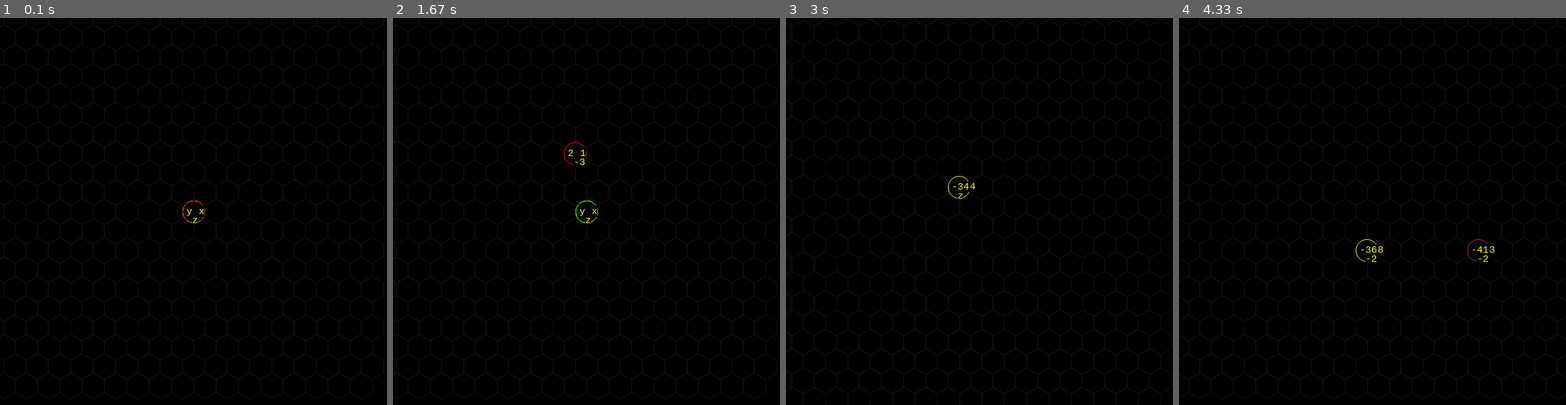
Above: before the commit, frames 1-4 (left to right).
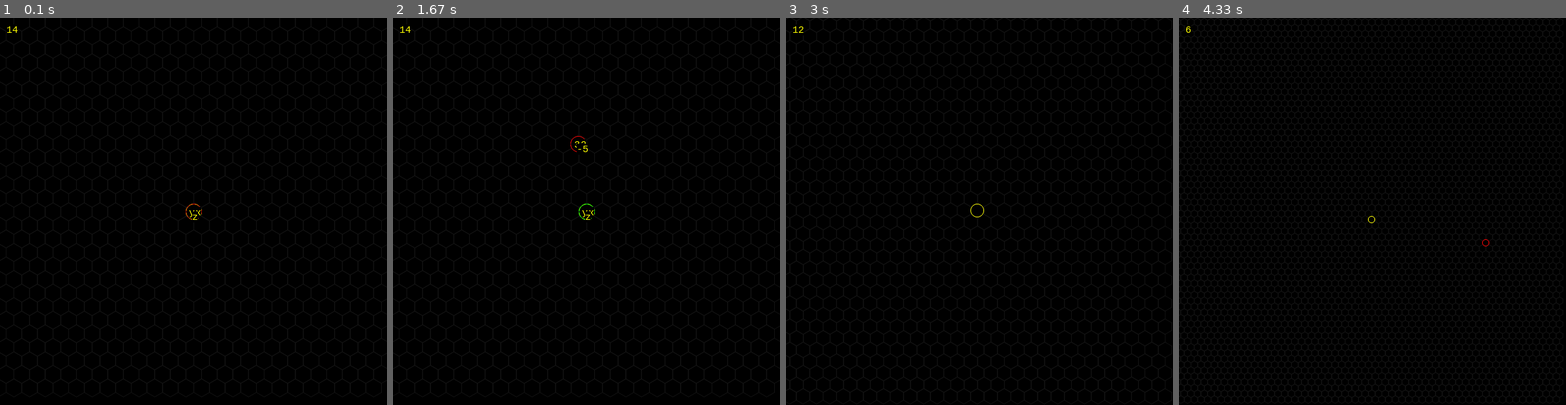
Above: after the commit, the same moments.

Repository: mtday/pygame
Game: pygame game, started from mygame/main.py
Same seed, same stepped clock (60 frames per second), same inputs: the game is played once before the commit and once after it.
Inputs (mouse positions are in pixels of both pictures, inside the frame that each line leads up to):
- Up to frame 1 (0.1 s): no input
- Up to frame 2 (1.67 s): tap + at 0.33 s; hold - 0.67-1.13 s; move the mouse to (466, 153) at 0.7 s; tap = at 1.17 s; move the mouse to (574, 145) at 1.53 s; tap - at 1.57 s
- Up to frame 3 (3 s): tap - at 1.87 s; press the mouse at (1118, 180) at 2.03 s; move the mouse to (987, 215) at 2.13 s; release the mouse at (855, 250) at 2.27 s; press the mouse at (1118, 180) at 2.37 s; move the mouse to (991, 130) at 2.47 s; release the mouse at (863, 79) at 2.6 s; press the mouse at (1118, 180) at 2.7 s; move the mouse to (994, 184) at 2.8 s; release the mouse at (867, 188) at 2.93 s
- Up to frame 4 (4.33 s): press the mouse at (1511, 180) at 3.03 s; move the mouse to (1496, 215) at 3.13 s; release the mouse at (1476, 254) at 3.27 s; tap - at 3.4, 3.73, 4.03 s; click (1256, 354) at 3.42 s; click (1295, 242) at 3.75 s; press the mouse at (1511, 180) at 4.2 s; move the mouse to (1500, 211) at 4.3 s

The runs differ from the first frame. In frame 1, 0.1% of the frame differs, in the area x 1-53%, y 2-53%; in frame 2, 0.2%; in frame 3, 0.1%; in frame 4, 0.2%.

Commit message:
added some zoom in/out functionality

Diff:
--- a/mygame/config/settings.py
+++ b/mygame/config/settings.py
@@ -2,10 +2,11 @@
 WINDOW_SIZE = (600, 600)
 WINDOW_TITLE = "My Game"
 
-TARGET_FPS = 60
+FPS_TARGET = 60
 
-DEFAULT_ZOOM = 10
-DEFAULT_HEX_RADIUS = 20
+HEX_RADIUS_DEFAULT = 14
+HEX_RADIUS_MIN = 4
+HEX_RADIUS_MAX = 32
 
-DEFAULT_FONT_NAME = "monospace"
-DEFAULT_FONT_SIZE = 20
+FONT_NAME_DEFAULT = "monospace"
+FONT_SIZE_DEFAULT = 20
--- a/mygame/main.py
+++ b/mygame/main.py
@@ -1,5 +1,5 @@
 
-from mygame.config.settings import TARGET_FPS
+from mygame.config.settings import FPS_TARGET
 from mygame.ui.window import Window
 import pygame
 
@@ -19,7 +19,7 @@
     def run(self):
         self.running = True
         while self.running:
-            self.clock.tick(TARGET_FPS)
+            self.clock.tick(FPS_TARGET)
             self.handle_events()
             self.draw()
         pygame.quit()
--- a/mygame/model/hex.py
+++ b/mygame/model/hex.py
@@ -3,7 +3,7 @@
 
 from mygame.config.colors import BLACK
 from mygame.config.colors import YELLOW
-from mygame.config.settings import DEFAULT_FONT_NAME
+from mygame.config.settings import FONT_NAME_DEFAULT
 from pygame import gfxdraw
 
 
@@ -15,11 +15,9 @@
     @staticmethod
     def draw_circle(surface, center, radius, color, coord=None):
         pygame.gfxdraw.aacircle(surface, int(center[0]), int(center[1]), int(radius), color)
-        # int_center = (int(center[0]), int(center[1]))
-        # pygame.draw.circle(surface, color, int_center, radius, 1)
 
-        if coord:
-            font = pygame.font.SysFont(DEFAULT_FONT_NAME, 15)
+        if coord and radius > 12:
+            font = pygame.font.SysFont(FONT_NAME_DEFAULT, 15)
             x_label = coord.x if coord.x != 0 else "x"
             y_label = coord.y if coord.y != 0 else "y"
             z_label = coord.z if coord.z != 0 else "z"
@@ -38,8 +36,8 @@
         corner_points = [Hex.get_point(center, radius, i) for i in range(0, 6)]
         pygame.draw.aalines(surface, color, True, corner_points)
 
-        if coord:
-            font = pygame.font.SysFont(DEFAULT_FONT_NAME, 15)
+        if coord and radius > 12:
+            font = pygame.font.SysFont(FONT_NAME_DEFAULT, 15)
             x_label = coord.x if coord.x != 0 else "x"
             y_label = coord.y if coord.y != 0 else "y"
             z_label = coord.z if coord.z != 0 else "z"
--- a/mygame/ui/hexgrid.py
+++ b/mygame/ui/hexgrid.py
@@ -1,11 +1,15 @@
 import math
+import pygame
 
+from mygame.config.colors import BLACK
 from mygame.config.colors import GREEN
 from mygame.config.colors import HEX_GRID_LINE_COLOR
 from mygame.config.colors import RED
 from mygame.config.colors import YELLOW
-from mygame.config.settings import DEFAULT_HEX_RADIUS
-from mygame.config.settings import DEFAULT_ZOOM
+from mygame.config.settings import FONT_NAME_DEFAULT
+from mygame.config.settings import HEX_RADIUS_DEFAULT
+from mygame.config.settings import HEX_RADIUS_MIN
+from mygame.config.settings import HEX_RADIUS_MAX
 from mygame.model.coord import Coord
 from mygame.model.hex import Hex
 
@@ -16,18 +20,24 @@
 
     def __init__(self, surface):
         self.surface = surface
-        self.zoom = DEFAULT_ZOOM
-        self.hex_radius = DEFAULT_HEX_RADIUS
-        self.hex_height = self.hex_radius * 2
-        self.hex_vertical_increase = self.hex_height * 3 / 4
-        self.hex_width = HexGrid.precomputed_sqrt3div2 * self.hex_height
-        self.hex_width_half = self.hex_width / 2
+
+        self.hex_radius = HEX_RADIUS_DEFAULT
+        self.hex_height = None
+        self.hex_vertical_increase = None
+        self.hex_width = None
+        self.hex_width_half = None
+        self.__set_size_vars()
+
         self.coord_offset_x = 0
         self.coord_offset_y = 0
         self.center_coord = Coord()
-        self.hoover_coord = Coord()
+        self.hover_coord = Coord()
+
+        self.last_mouse_position = None
 
     def set_mouse_position(self, position):
+        # Save the position so we can fix the hover coordinate after zoom changes.
+        self.last_mouse_position = position
         position_x, position_y = position
         # Update the given positions based on the concept of 0, 0 being in the middle.
         mouse_x = position_x - self.surface.get_width() / 2 - self.coord_offset_x
@@ -35,7 +45,7 @@
         # Determine the coordinate associated with the current mouse position.
         coord_x = (mouse_x * HexGrid.precomputed_sqrt3 / 3 - mouse_y / 3) / self.hex_radius
         coord_z = mouse_y * 2 / 3 / self.hex_radius
-        self.hoover_coord = Coord(coord_x, -coord_x - coord_z, coord_z).add_coord(self.center_coord)
+        self.hover_coord = Coord(coord_x, -coord_x - coord_z, coord_z).add_coord(self.center_coord)
 
     def drag_grid(self, offset):
         self.coord_offset_x = self.coord_offset_x - offset[0]
@@ -50,11 +60,36 @@
             self.coord_offset_y = self.coord_offset_y - delta * height_delta
             self.center_coord = self.center_coord.add(delta, delta, -2 * delta)
 
+    def zoom_in(self):
+        if self.hex_radius < HEX_RADIUS_MAX:
+            delta = 4 if self.hex_radius >= HEX_RADIUS_DEFAULT else 2
+            self.hex_radius = self.hex_radius + delta
+            self.__set_size_vars()
+            if self.last_mouse_position:
+                self.set_mouse_position(self.last_mouse_position)
+
+    def zoom_out(self):
+        if self.hex_radius > HEX_RADIUS_MIN:
+            delta = 2 if self.hex_radius <= HEX_RADIUS_DEFAULT else 4
+            self.hex_radius = self.hex_radius - delta
+            self.__set_size_vars()
+            if self.last_mouse_position:
+                self.set_mouse_position(self.last_mouse_position)
+
+    def __set_size_vars(self):
+        self.hex_height = self.hex_radius * 2
+        self.hex_vertical_increase = self.hex_height * 3 / 4
+        self.hex_width = HexGrid.precomputed_sqrt3div2 * self.hex_height
+        self.hex_width_half = self.hex_width / 2
+
     def draw(self):
         self.__draw_grid()
         self.__draw_center()
         self.__draw_origin()
-        self.__draw_hoover()
+        self.__draw_hover()
+
+        font = pygame.font.SysFont(FONT_NAME_DEFAULT, 15)
+        self.surface.blit(font.render(f'{self.hex_radius}', True, YELLOW, BLACK), (10, 10))
 
     def __draw_grid(self):
         top_left = self.__get_top_left_coord_center()
@@ -69,19 +104,15 @@
     def __draw_center(self):
         self.__draw_coord(self.center_coord, YELLOW)
 
-    def __draw_hoover(self):
-        if self.hoover_coord:
-            self.__draw_coord(self.hoover_coord, RED)
+    def __draw_hover(self):
+        if self.hover_coord:
+            self.__draw_coord(self.hover_coord, RED)
 
     def __draw_origin(self):
         self.__draw_coord(Coord(), GREEN)
 
     def __draw_coord(self, coord, color):
         offset = coord.subtract_coord(self.center_coord)
-        # delta_x = coord.x - self.center_coord.x
-        # delta_z = coord.z - self.center_coord.z
-        # coord_x = self.hex_radius * HexGrid.precomputed_sqrt3 * (delta_x + delta_z / 2)
-        # coord_y = self.hex_radius * 3 / 2 * delta_z
         coord_x = self.hex_radius * HexGrid.precomputed_sqrt3 * (offset.x + offset.z / 2)
         coord_x = coord_x + self.surface.get_width() / 2 + self.coord_offset_x
         coord_y = self.hex_radius * 3 / 2 * offset.z
--- a/mygame/ui/window.py
+++ b/mygame/ui/window.py
@@ -29,6 +29,11 @@
                 self.mouse_down_position = event.pos
             elif event.type == pygame.MOUSEBUTTONUP:
                 self.mouse_down_position = None
+            elif event.type == pygame.KEYDOWN:
+                if event.key == pygame.K_PLUS or event.key == pygame.K_EQUALS:
+                    self.hexgrid.zoom_in()
+                if event.key == pygame.K_MINUS or event.key == pygame.K_UNDERSCORE:
+                    self.hexgrid.zoom_out()
 
     def draw(self):
         self.screen.fill(BLACK)
